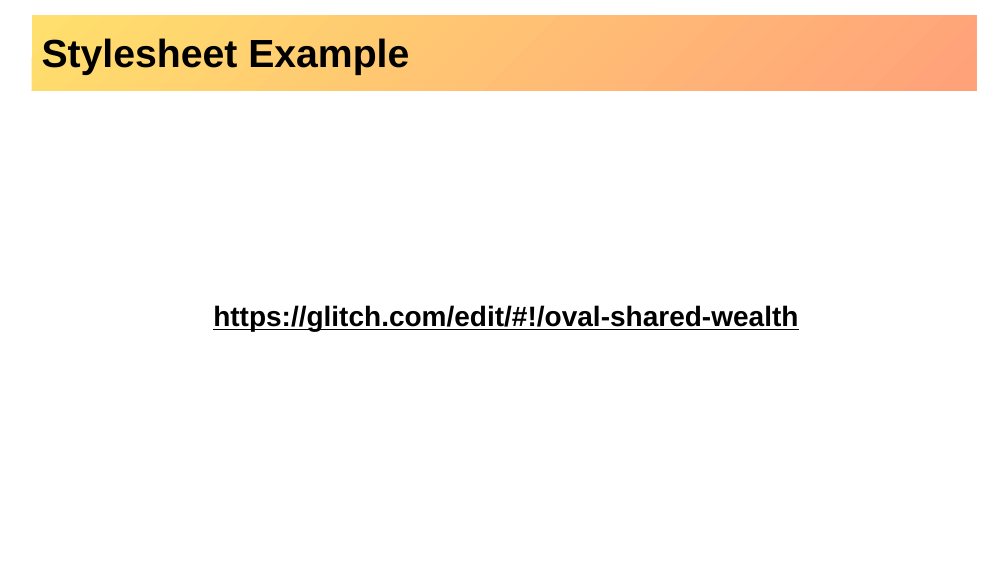
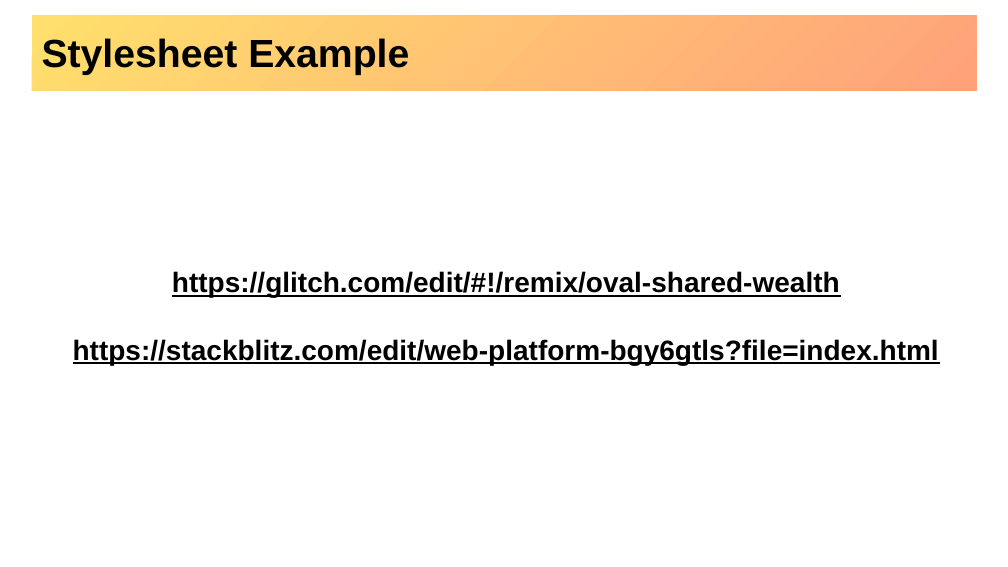
Before and after one commit to hytechclub/web-101, a slide deck: slide 10 of Week06/IntroductionToCss.pptx. Drawn at 1008x567 pixels with LibreOffice and Linux fonts; fonts in the diff are those of the drawing; background and template pictures are left out. Boxes give left, top, right and bottom in pixels: in the first picture for what was removed or moved away, otherwise in the second. Text is boxed around its words. In the diff, an @@ line names an element or a change of style, - is before the commit and + after.

Commit message:
some updates to not rely on glitch

```diff
--- a/Week06/IntroductionToCss.pptx
+++ b/Week06/IntroductionToCss.pptx
@@ text at box(73, 271, 939, 365): text changed @@
-https://glitch.com/edit/#!/oval-shared-wealth
+https://glitch.com/edit/#!/remix/oval-shared-wealth
+https://stackblitz.com/edit/web-platform-bgy6gtls?file=index.html
```
Also in this commit, not shown: 15 other files.
